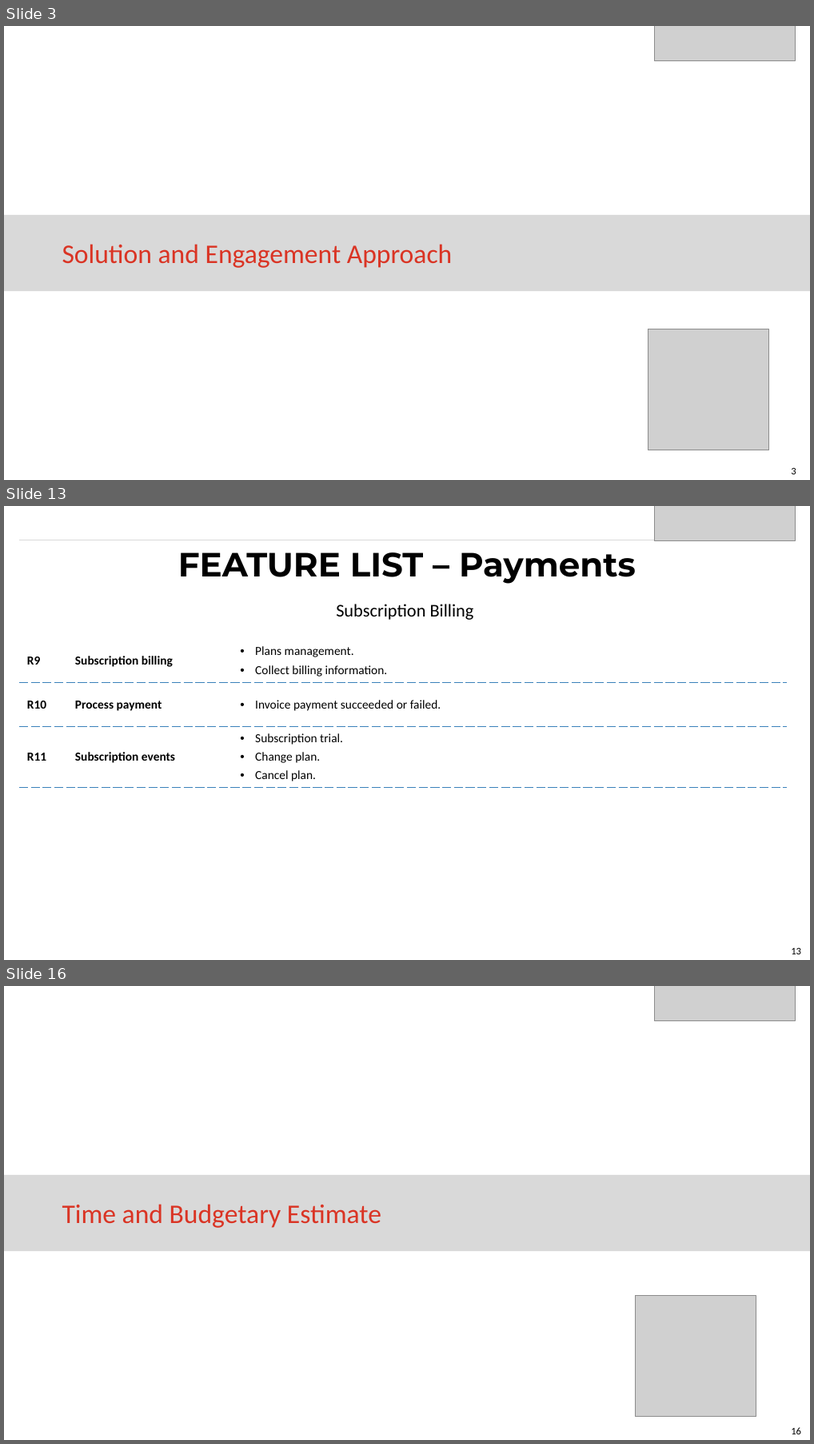
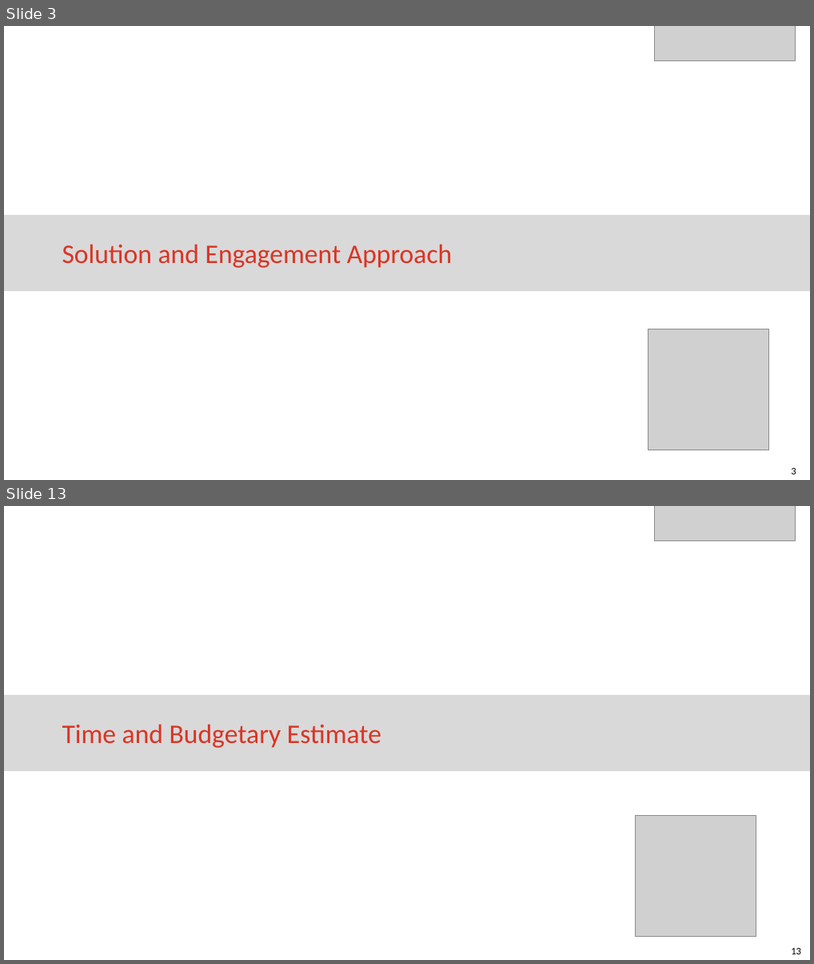
Before and after one commit to eaitbrahim/AltechEnclosures, a slide deck: Code Gate Proposal to Altech for Enclosures App.pptx. Shown one above the other, each under a label of ours: slides 3, 13 and 16 before the commit, slides 3 and 13 after it; the slides between them are not shown. The pictures are 814x1444 and 814x964 pixels, drawn with LibreOffice and Linux fonts; fonts in the diff are those of the drawing; grey boxes stand for pictures. Boxes give left, top, right and bottom in pixels: in the first picture for what was removed or moved away, otherwise in the second. Text is boxed around its words. In the diff, an @@ line names an element or a change of style, - is before the commit and + after.

```diff
--- a/Code Gate Proposal to Altech for Enclosures App.pptx
+++ b/Code Gate Proposal to Altech for Enclosures App.pptx
@@ slide 13 removed at [4,506,810,960], background #FFFFFF; not listed: 1 template element that a slide beside it also shows @@
@@ picture removed at [654,506,796,540] @@
@@ line removed from (19, 540) to (795, 540) @@
@@ title removed at [178,552,636,584] @@
-FEATURE LIST – Payments
@@ text removed at [336,604,474,620] @@
-Subscription Billing
@@ table removed at [19,639,789,786], 3 rows, 3 columns @@
-R9 | Subscription billing | Plans management. / Collect billing information.
-R10 | Process payment | Invoice payment succeeded or failed.
-R11 | Subscription events | Subscription trial. / Change plan. / Cancel plan.
@@ what was slide 16 is now slide 13 @@
@@ page number at [791,948,802,954]: text changed @@
-16
+13
```
Also in this commit, not shown: 6 slides changed, 7 slides added, 9 other slides removed.
